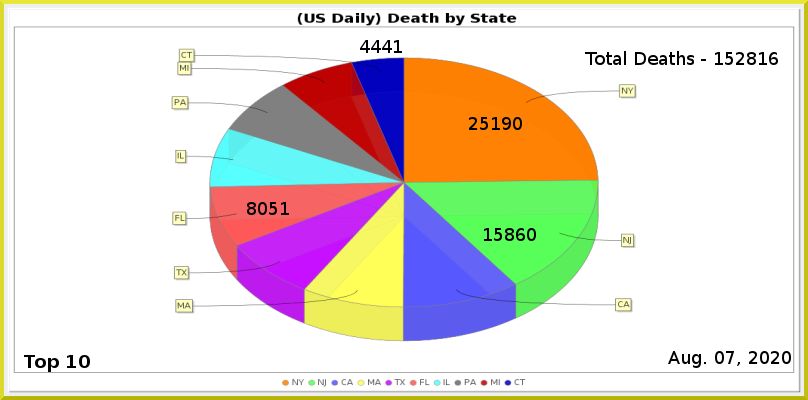
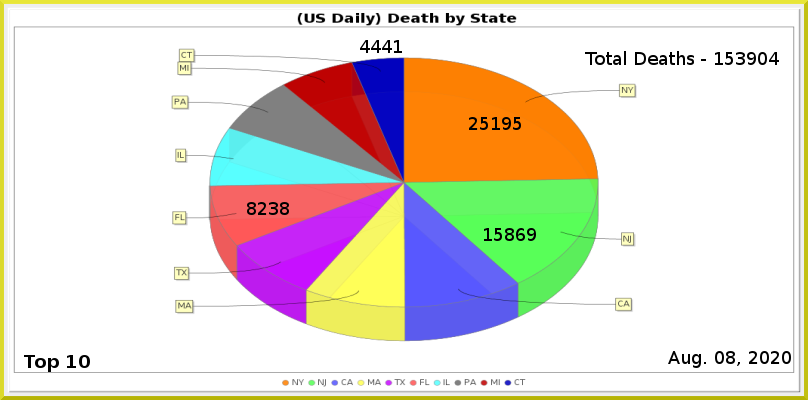
The second (808, 400) image is a revision of the first. Changes to its layers:
painted on "FL" over [258, 202, 289, 215]
painted on "NJ" over [527, 228, 536, 241]
painted on "NY" over [513, 117, 522, 130]
renamed "Total Deaths - 152816" to "Total Deaths - 153904", painted on it over [736, 52, 779, 65]
painted on "Current Date" over [726, 351, 735, 364]
painted on "Death_by_State.png" over [171, 56, 637, 342]
